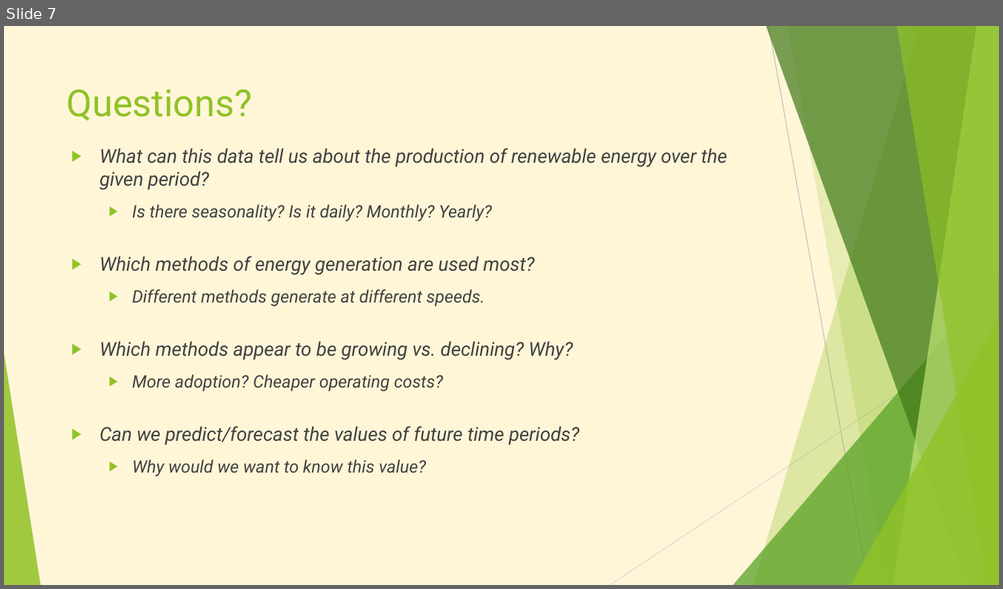
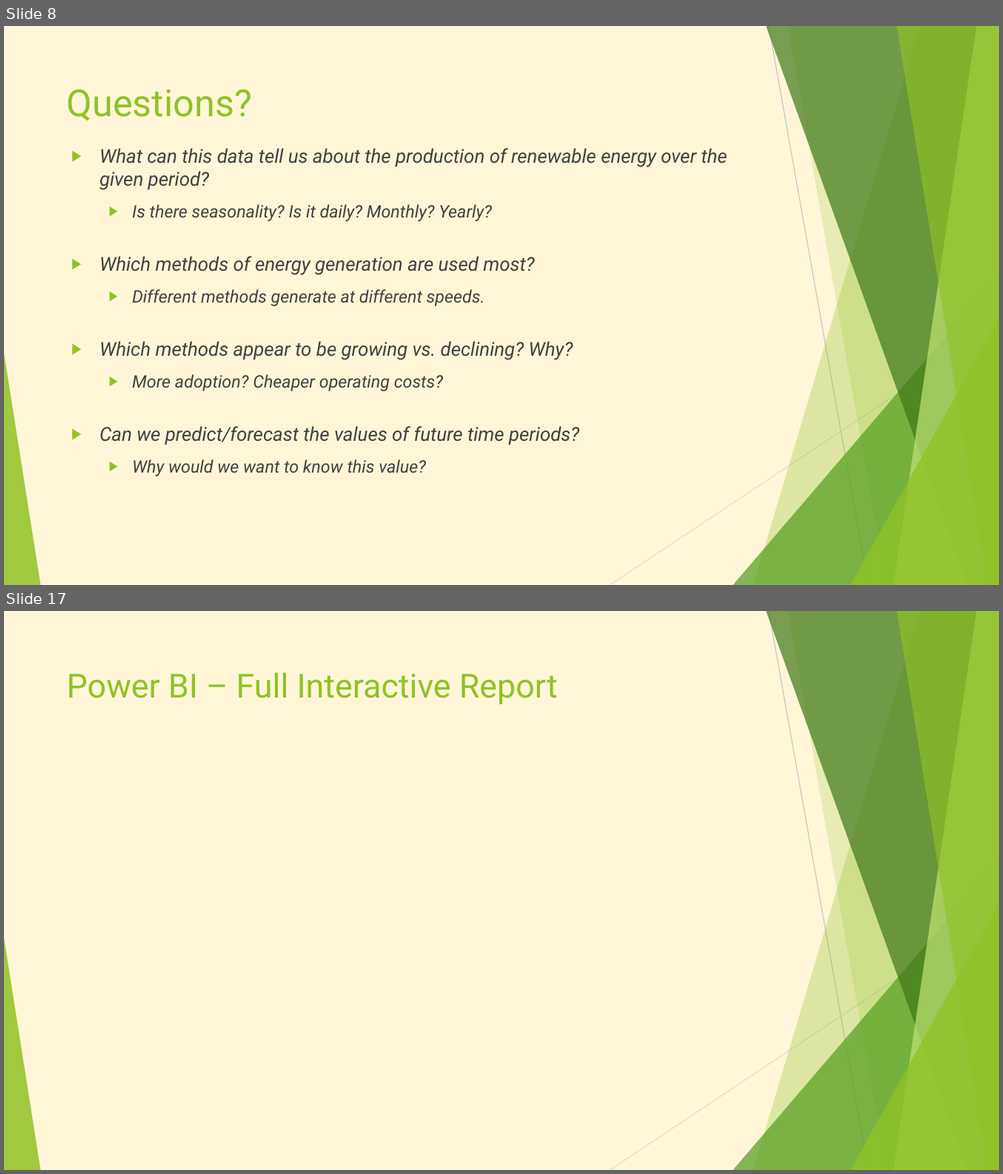
Before and after one commit to AbrahamHuitron/california-renewable-energy, a slide deck: California Renewable Energy.pptx. Shown one above the other, each under a label of ours: slide 7 before the commit, slides 8 and 17 after it; the slides between them are not shown. The pictures are 1003x589 and 1003x1174 pixels, drawn with LibreOffice and Linux fonts; fonts in the diff are those of the drawing. Boxes give left, top, right and bottom in pixels: in the first picture for what was removed or moved away, otherwise in the second. Text is boxed around its words. In the diff, an @@ line names an element or a change of style, - is before the commit and + after.

```diff
--- a/California Renewable Energy.pptx
+++ b/California Renewable Energy.pptx
@@ slide 17 added at bbox=[4, 611, 999, 1170], background #FFF6D8; not listed: 10 template elements that a slide beside it also shows @@
@@ title added at bbox=[67, 672, 558, 704], 32 pt, text #90C226 @@
+Power BI – Full Interactive Report
@@ what was slide 7 is now slide 8 @@
```
Also in this commit, not shown: 4 slides changed, 12 other slides added.
